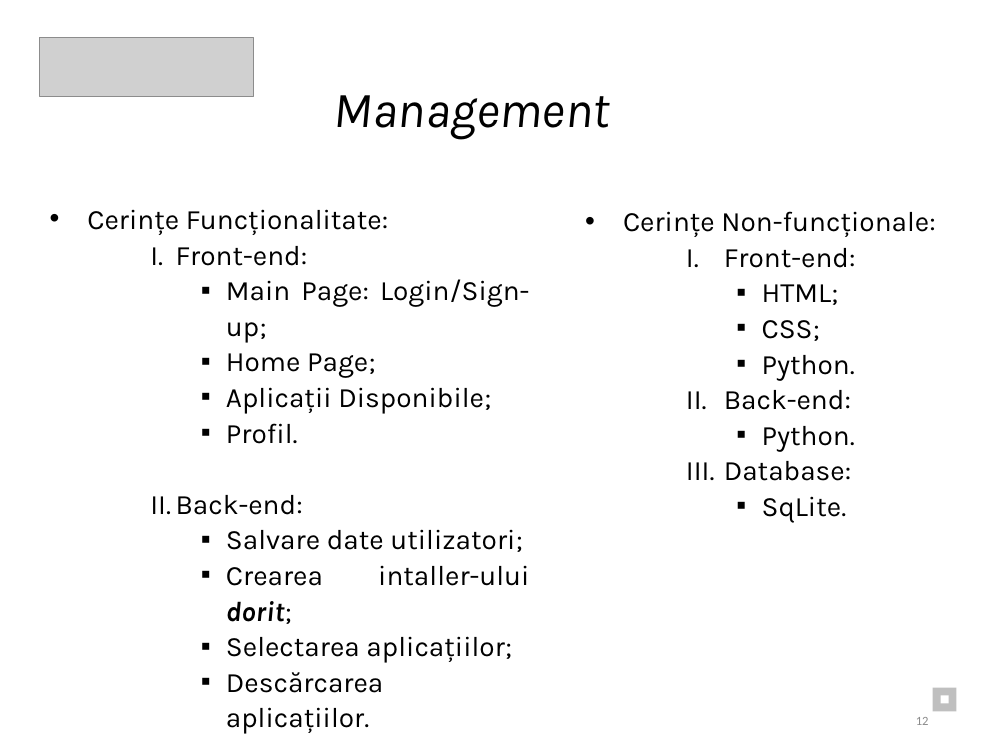
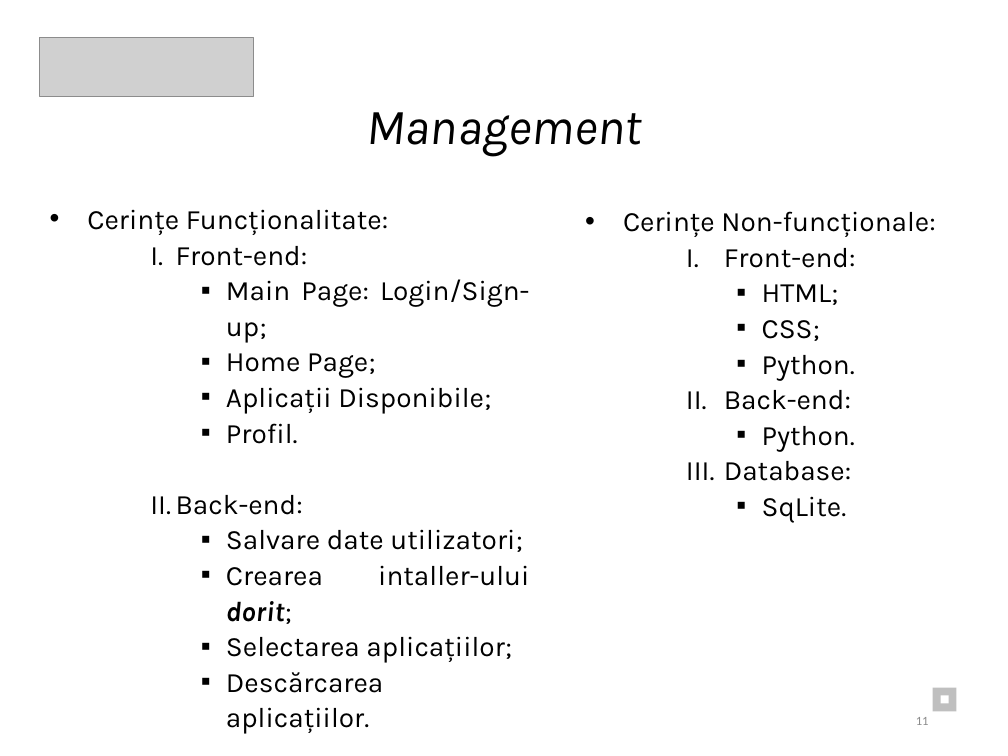
Before and after one commit to Eduard2609/TeaPython_ISW, a slide deck: slide 11 of Documentatie/Documentație_ PPT.pptx (slide 12 before the commit). Drawn at 1008x756 pixels with LibreOffice and Linux fonts; fonts in the diff are those of the drawing; grey boxes stand for pictures. Boxes give left, top, right and bottom in pixels: in the first picture for what was removed or moved away, otherwise in the second. Text is boxed around its words. In the diff, an @@ line names an element or a change of style, - is before the commit and + after.

```diff
--- a/Documentatie/Documentație_ PPT.pptx
+++ b/Documentatie/Documentație_ PPT.pptx
@@ text "Management": place and size @@
-text "Management" at box(334, 95, 610, 139)
+text "Management" at box(366, 112, 642, 156)
```
Also in this commit, not shown: 12 other slides changed, 1 slide removed, 1 other file.
